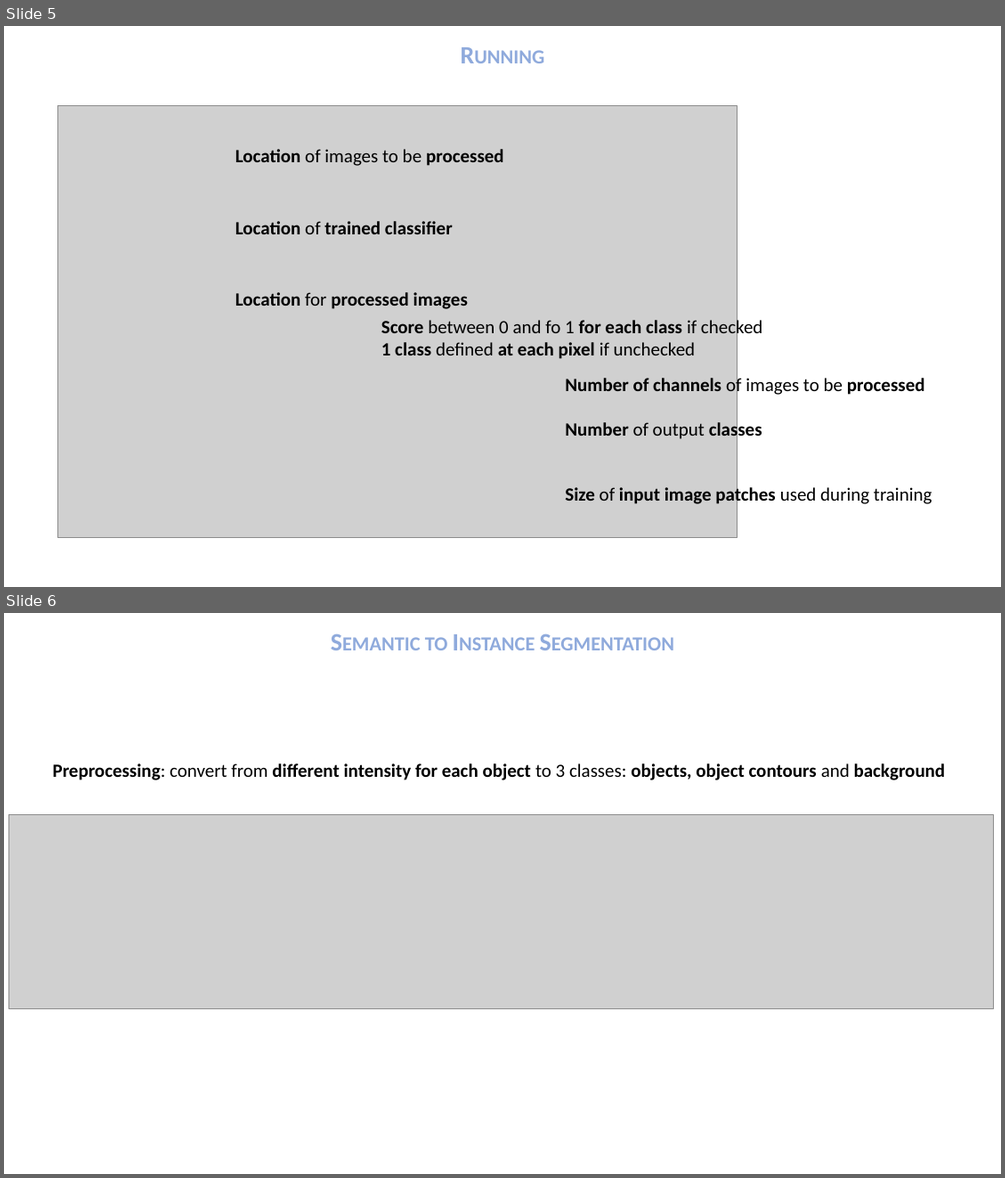
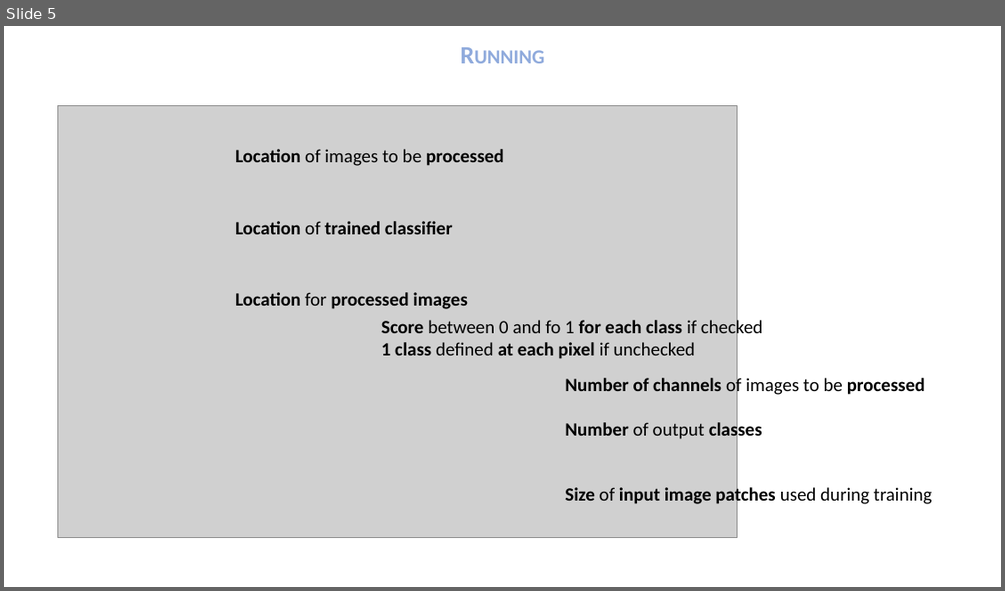
Before and after one commit to tpecot/DeepLearningForBiologists_FromClassificationToSegmentation, a slide deck: Courses/6.Semantic Segmentation.ppsx. Shown one above the other, each under a label of ours: slides 5 and 6 before the commit, slide 5 after it. The pictures are 1005x1178 and 1005x591 pixels, drawn with LibreOffice and Linux fonts; fonts in the diff are those of the drawing; grey boxes stand for pictures. Boxes give left, top, right and bottom in pixels: in the first picture for what was removed or moved away, otherwise in the second. Text is boxed around its words. In the diff, an @@ line names an element or a change of style, - is before the commit and + after.

```diff
--- a/Courses/6.Semantic Segmentation.ppsx
+++ b/Courses/6.Semantic Segmentation.ppsx
@@ slide 6 removed at [4,613,1001,1174], background #FFFFFF @@
@@ text removed at [425,637,448,650] @@
-Semantic to Instance Segmentation
@@ text removed at [53,763,946,780] @@
-Preprocessing: convert from different intensity for each object to 3 classes: objects, object contours and background
@@ picture removed at [9,815,994,1008] @@
```
Also in this commit, not shown: 3 other files.
